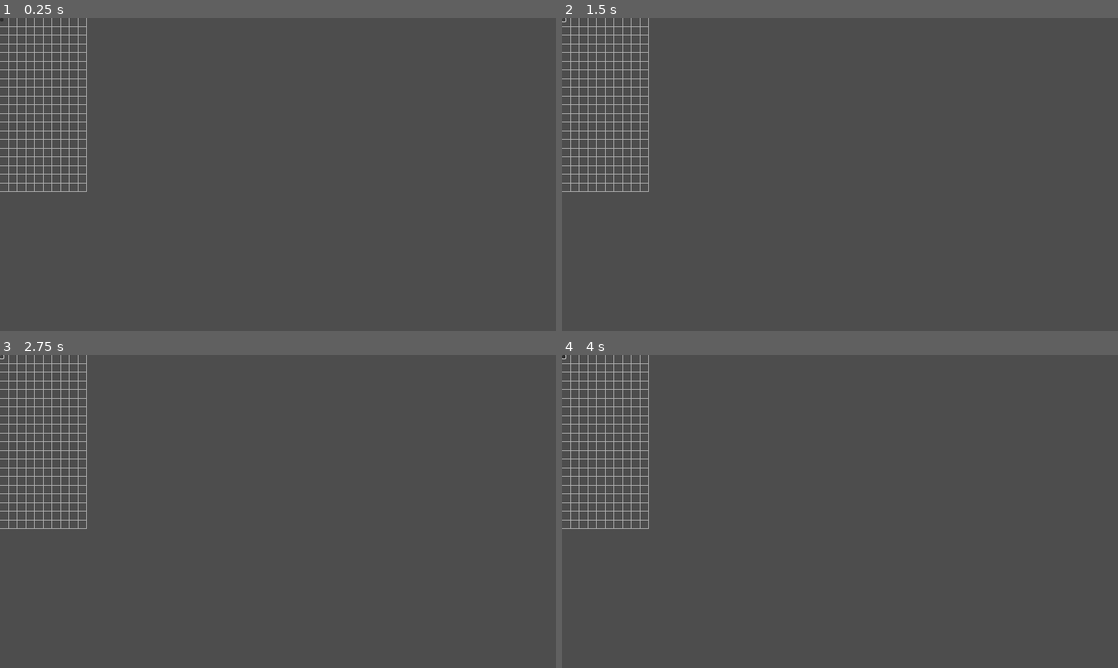
Above: before the commit, frames 1-4 (two rows, left to right).
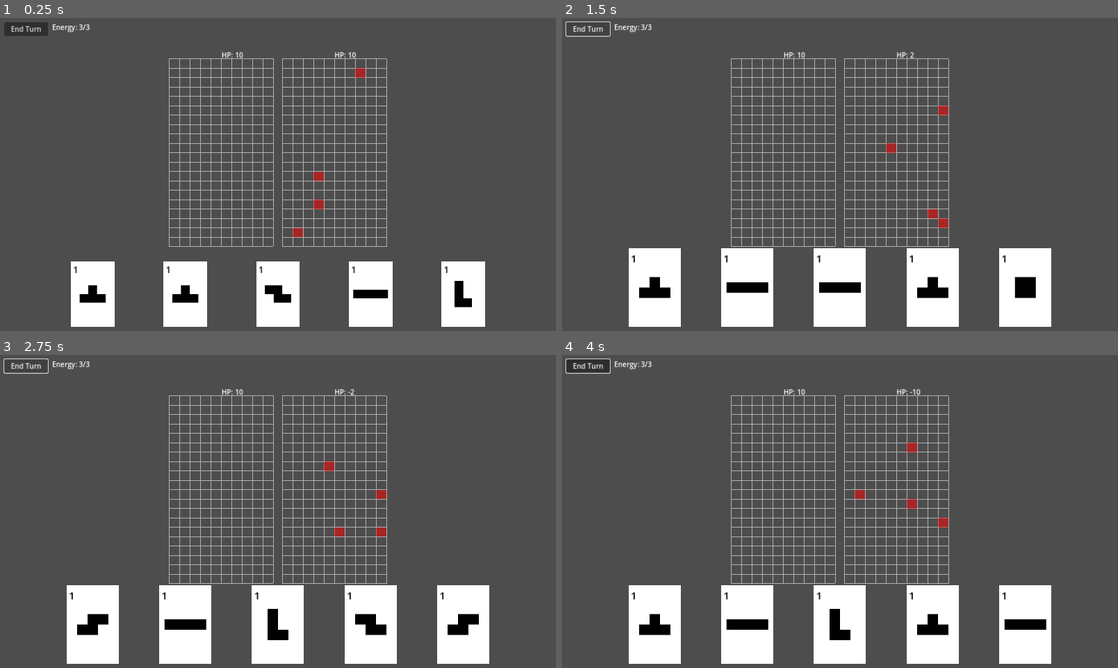
Above: after the commit, the same moments.

Repository: dBinet/SquirrelAttack
Game: Godot game, scene res://scenes/Main.tscn
Two runs of this game, one before a commit and one after it. Both use one fixed random seed, a clock stepped at 60 frames per second and the inputs below.
Inputs (mouse positions are in pixels of both pictures, inside the frame that each line leads up to; where the layout moved, square brackets give the same spot in the first picture):
- Up to frame 1 (0.25 s): no input
- Up to frame 2 (1.5 s): click (589, 30) [562, 21] at 0.5 s; click (589, 30) [562, 21] at 1.25 s
- Up to frame 3 (2.75 s): click (27, 367) [0, 358] at 2 s
- Up to frame 4 (4 s): tap Enter at 2.75 s; move the mouse to (962, 495) at 2.77 s; click (962, 495) at 2.92 s; tap Space at 3.5 s; drag from (728, 527) to (812, 574) at 3.52 s

The runs differ from the first frame. In frame 1, 13% of the frame differs, in the area x 0-88%, y 0-99%; in frame 2, 17%; in frame 3, 17%; in frame 4, 17%.
Error before the commit: Trying to assign an array of type "Array" to a variable of type "Array[String]". (res://scripts/Main.gd:27)

Commit message:
Fix return type for get_shape_names

Diff:
--- a/scripts/ShapeData.gd
+++ b/scripts/ShapeData.gd
@@ -21,9 +21,12 @@
     _load_data()
     return _shapes
 
-static func get_shape_names() -> Array:
+static func get_shape_names() -> Array[String]:
     _load_data()
-    return _shapes.keys()
+    var names: Array[String] = []
+    for n in _shapes.keys():
+        names.append(String(n))
+    return names
 
 static func get_blocks(name: String) -> Array[Vector2]:
     _load_data()
